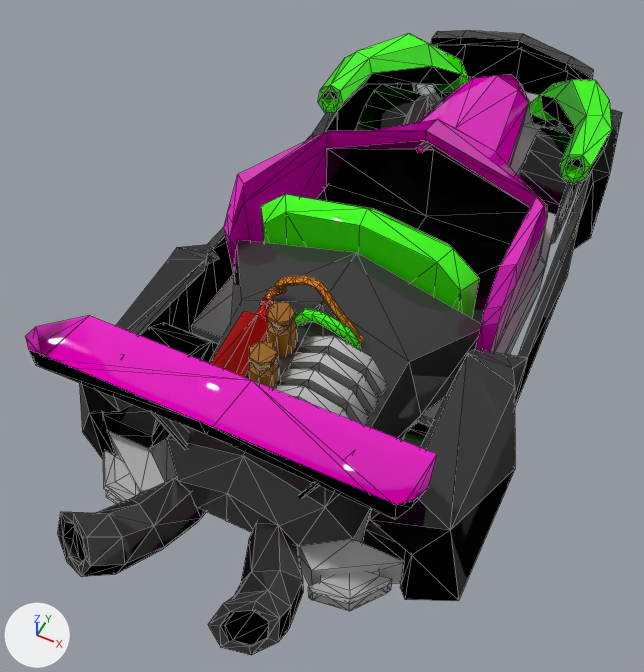
Renders of the FBX model Assets/Models/car/car-parsche-sport-green_15.fbx from each side of a commit.
Both versions are drawn from a 50 mm camera at (0.78, -2.169, 2.428) aimed at (-0.115, -0.378, 0.189). Arrows for +X, +Y and +Z are at lower left; the lights stay in place. Mesh edges are drawn as thin lines. Where no turn or scale is listed for an object, it has been applied to the vertices. Vertices at the same position are counted once.

The first picture shows 'car-parsche-sport-green_15', 'wheel_1', 'wheel_2', 'wheel_3', 'wheel_4'.
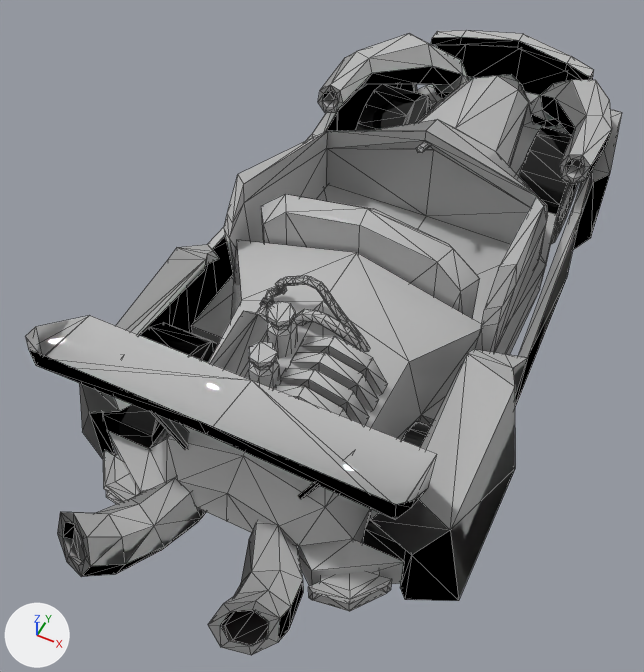
Where the change shows, as pixel boxes (x1, y1, x2, y2) in the pictures (644 x 672 px):
part 1 of me_mesh, built on: after (360, 339, 369, 351)
part 2 of me_mesh, recoloured (pink to grey): (25, 74, 548, 519) in both
part 3 of me_mesh, recoloured (black to grey): (57, 30, 622, 655) in both
part 4 of me_mesh, recoloured (green to grey): (261, 33, 612, 350) in both
part 5 of me_mesh, recoloured (black to grey): (73, 90, 584, 645) in both
part 6 of me_mesh, recoloured (red to grey): (210, 298, 275, 377) in both
part 7 of me_mesh, recoloured (brown to grey): (265, 275, 364, 342) in both
part 8 of me_mesh, recoloured (brown to grey): (249, 301, 298, 388) in both

The change in detail:
me_mesh is used by ob_car_parsche_sport_green_15; location (0.0, 0.0, 0.0).
Verts and faces of me_mesh; kept vertices keep their numbers, new ones are numbered from 1202.
Before the commit, vertices of me_mesh: 626 (0.13, -0.65, 0.55), 627 (0.14, -0.65, 0.56), 628 (0.14, -0.65, 0.57) at pixel (362, 340), 629 (0.14, -0.63, 0.57) at pixel (363, 337), 630 (0.13, -0.63, 0.56).
Before the commit, vertices of me_mesh: 631 (0.13, -0.64, 0.55).
me_mesh had 1202 vertices, 2255 faces and spanned x -0.63..0.63, y -1.52..1.41, z 0.12..0.81.
me_mesh no longer uses material mat_material__40 (red #ff0000).
me_mesh now has 1208 vertices, 2261 faces and spans x -0.63..0.63, y -1.52..1.41, z 0.12..0.81.
Part 1, on me_mesh:
Faces deleted: (626, 631, 628), (628, 631, 629), (626, 628, 627), (629, 631, 630).
New vertex 1202 is at (0.15, -0.65, 0.54), pixel (364, 351).
New vertex 1203 is at (0.14, -0.65, 0.54).
New vertex 1204 is at (0.14, -0.64, 0.54).
New vertex 1205 is at (0.15, -0.63, 0.54).
New vertex 1206 is at (0.16, -0.63, 0.53), pixel (370, 348).
New vertex 1207 is at (0.16, -0.65, 0.53), pixel (368, 351).
New faces: (1203, 1204, 1207), (1204, 1206, 1207), (1202, 1203, 1207), (1204, 1205, 1206), (626, 1203, 1202, 627), (626, 631, 1204, 1203).
New faces: (630, 1205, 1204, 631), (629, 1206, 1205, 630), (628, 1207, 1206, 629), (627, 1202, 1207, 628).
me_mesh part 2: 170 faces spanning x -0.52..0.52, y -1.22..1.22, z 0.28..0.81 switch from mat_material__36 (pink #e900c4) to mat_material__35 (grey #bcbcbc).
me_mesh part 3: 586 faces spanning x -0.63..0.63, y -1.52..1.41, z 0.12..0.69 switch from mat_material__37 (black #383838) to mat_material__35 (grey #bcbcbc).
me_mesh part 4: 478 faces spanning x -0.51..0.51, y -0.98..1.11, z 0.27..0.74 switch from mat_material__38 (green #3bfe00) to mat_material__35 (grey #bcbcbc).
me_mesh part 5: 28 faces spanning x -0.49..0.49, y -1.48..0.45, z 0.28..0.6 switch from mat_material__39 (black #000000) to mat_material__35 (grey #bcbcbc).
me_mesh part 6: 94 faces spanning x -0.22..-0.11, y -0.98..-0.62, z 0.45..0.6 switch from mat_multimat_0_slot__7 (red #ff0000) to mat_material__35 (grey #bcbcbc).
me_mesh part 7: 340 faces spanning x -0.18..0.14, y -0.65..-0.58, z 0.55..0.73 switch from mat_multimat_0_slot__8 (orange #fc8f00) to mat_material__35 (grey #bcbcbc).
me_mesh part 8: 150 faces spanning x -0.09..-0.01, y -0.9..-0.71, z 0.4..0.69 switch from mat_multimat_0_slot__9 (brown #976000) to mat_material__35 (grey #bcbcbc).
